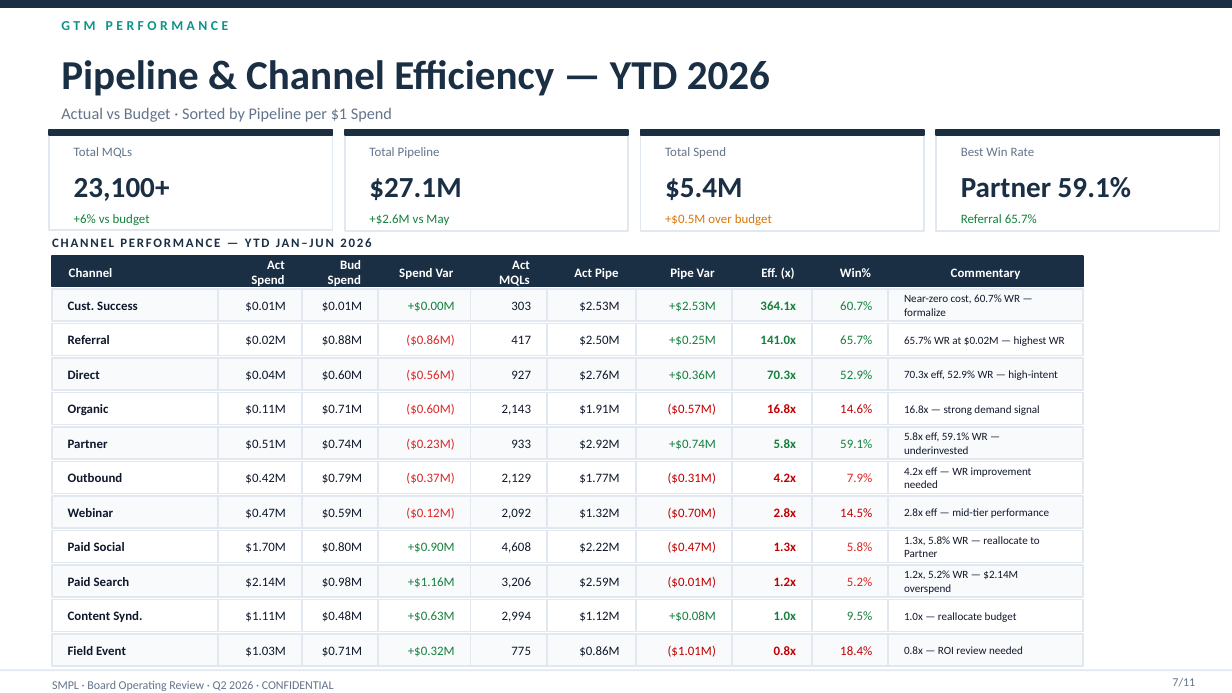
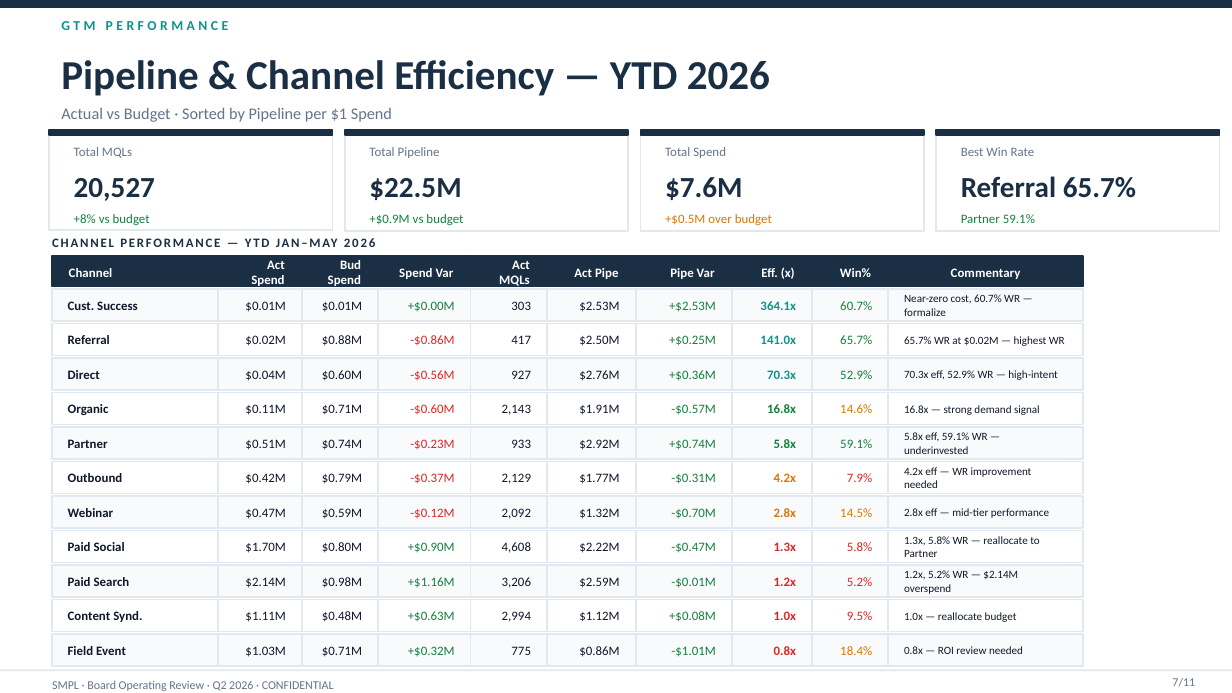
Before and after one commit to mattjustice-ops/smpl-financial-intelligence, a slide deck: slide 7 of frontend/public/board-sample/exports/SMPL_Board_Review_Q2_2026.pptx. Drawn at 1232x693 pixels with LibreOffice and Linux fonts; fonts in the diff are those of the drawing. Boxes give left, top, right and bottom in pixels: in the first picture for what was removed or moved away, otherwise in the second. Text is boxed around its words. In the diff, an @@ line names an element or a change of style, - is before the commit and + after.

```diff
--- a/frontend/public/board-sample/exports/SMPL_Board_Review_Q2_2026.pptx
+++ b/frontend/public/board-sample/exports/SMPL_Board_Review_Q2_2026.pptx
@@ text at bbox=[74, 178, 155, 201]: text changed @@
-23,100+
+20,527
@@ text at bbox=[369, 178, 461, 200]: text changed @@
-$27.1M
+$22.5M
@@ text at bbox=[665, 177, 743, 200]: text changed @@
-$5.4M
+$7.6M
@@ text "Referral 65.7%": place and size @@
-text "Referral 65.7%" at bbox=[961, 214, 1037, 223]
+text "Referral 65.7%" at bbox=[961, 176, 1136, 198]
@@ text "Referral 65.7%" at bbox=[961, 176, 1136, 198]: size 7.5 to 17 pt, text colour #15803D to #1A2E44, bold on @@
@@ text "Partner 59.1%": place and size @@
-text "Partner 59.1%" at bbox=[961, 177, 1131, 198]
+text "Partner 59.1%" at bbox=[961, 214, 1035, 223]
@@ text "Partner 59.1%" at bbox=[961, 214, 1035, 223]: size 17 to 7.5 pt, text colour #1A2E44 to #15803D, bold off @@
@@ text at bbox=[52, 238, 371, 247]: text changed @@
-CHANNEL PERFORMANCE — YTD JAN–JUN 2026
+CHANNEL PERFORMANCE — YTD JAN–MAY 2026
@@ text at bbox=[74, 214, 150, 225]: text changed @@
-+6% vs budget
++8% vs budget
@@ text at bbox=[369, 214, 463, 225]: text changed @@
-+$2.6M vs May
++$0.9M vs budget
@@ text at bbox=[410, 335, 454, 345]: text changed @@
-($0.86M)
+-$0.86M
@@ text at bbox=[410, 370, 454, 380]: text changed @@
-($0.56M)
+-$0.56M
@@ text colour #15803D to #0D9488 in 3 elements at bbox=[760, 301, 796, 310], bbox=[760, 335, 796, 344], bbox=[767, 370, 796, 379] @@
@@ text at bbox=[410, 404, 454, 414]: text changed @@
-($0.60M)
+-$0.60M
@@ text at bbox=[671, 404, 715, 415]: text changed; text colour #C00000 to #15803D @@
-($0.57M)
+-$0.57M
@@ text "16.8x" at bbox=[767, 404, 796, 413]: text colour #C00000 to #15803D @@
@@ text at bbox=[410, 439, 454, 449]: text changed @@
-($0.23M)
+-$0.23M
@@ text at bbox=[410, 473, 454, 483]: text changed @@
-($0.37M)
+-$0.37M
@@ text at bbox=[671, 473, 715, 484]: text changed; text colour #C00000 to #15803D @@
-($0.31M)
+-$0.31M
@@ text at bbox=[410, 508, 454, 518]: text changed @@
-($0.12M)
+-$0.12M
@@ text at bbox=[671, 508, 715, 519]: text changed; text colour #C00000 to #15803D @@
-($0.70M)
+-$0.70M
@@ text at bbox=[671, 542, 715, 553]: text changed; text colour #C00000 to #15803D @@
-($0.47M)
+-$0.47M
@@ text at bbox=[671, 577, 715, 588]: text changed; text colour #C00000 to #15803D @@
-($0.01M)
+-$0.01M
@@ text "1.0x" at bbox=[774, 611, 796, 620]: text colour #15803D to #DC2626 @@
@@ text "9.5%" at bbox=[847, 611, 873, 620]: text colour #15803D to #DC2626 @@
@@ text at bbox=[671, 646, 715, 657]: text changed; text colour #C00000 to #15803D @@
-($1.01M)
+-$1.01M
@@ text colour #C00000 to #DC2626 in 3 elements at bbox=[774, 542, 796, 551], bbox=[774, 577, 796, 586], bbox=[774, 646, 796, 655] @@
@@ text colour #C00000 to #D97706 in 5 elements at bbox=[840, 404, 872, 413], bbox=[774, 473, 796, 482], bbox=[774, 508, 796, 517], bbox=[840, 508, 872, 517], bbox=[840, 646, 872, 655] @@
```
Also in this commit, not shown: 8 other slides changed, 1 other file.
